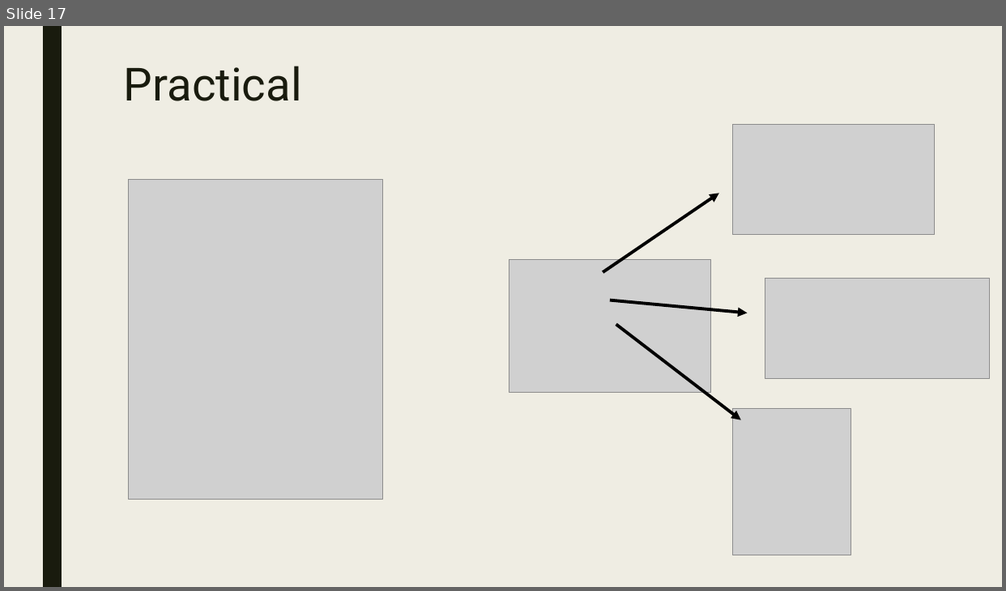
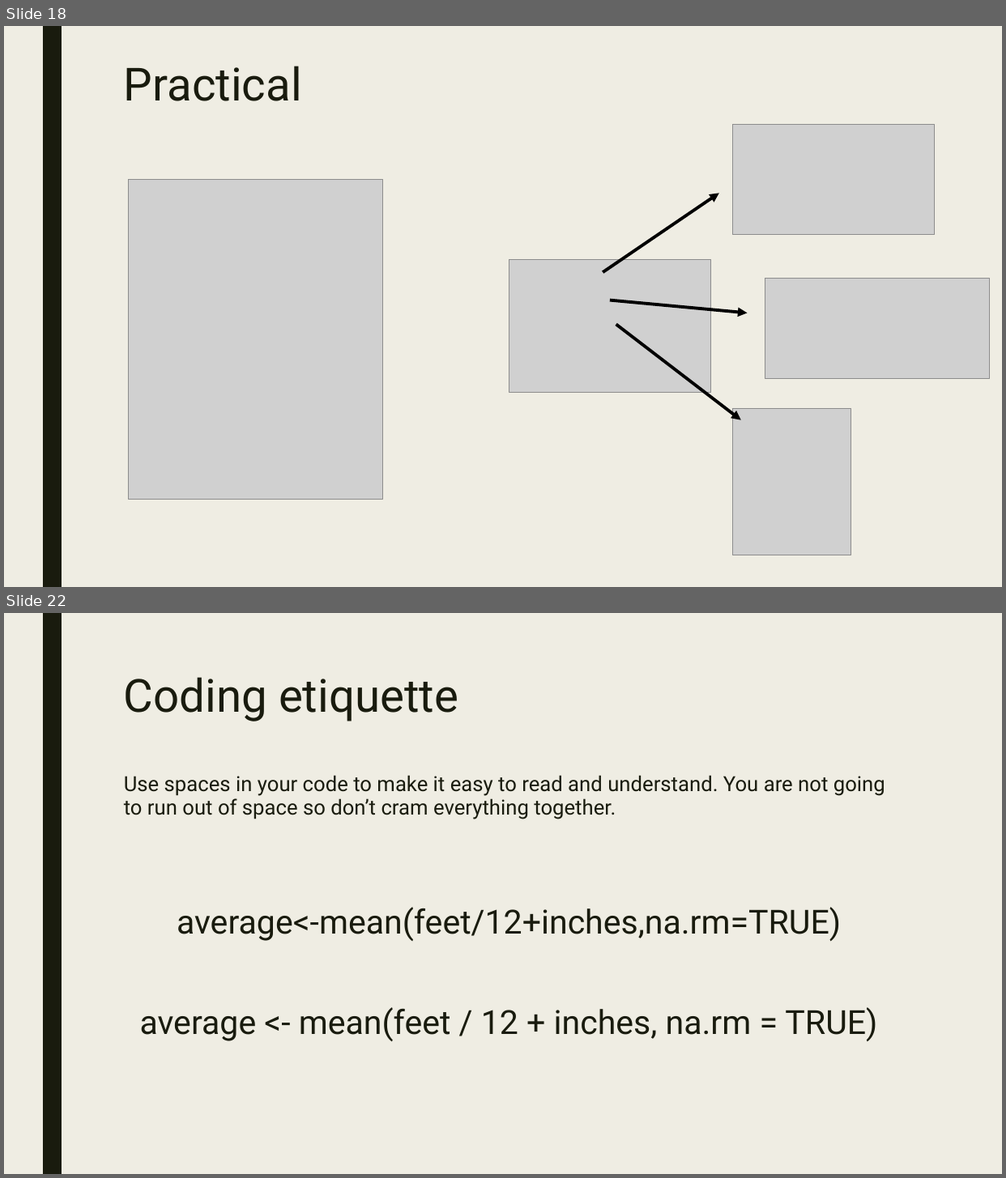
Before and after one commit to AugustT/reproducibility_masterclass, a slide deck: A Masterclass in Reproducibility.odp. Shown one above the other, each under a label of ours: slide 17 before the commit, slides 18 and 22 after it; the slides between them are not shown. The pictures are 1006x591 and 1006x1178 pixels, drawn with LibreOffice and Linux fonts; fonts in the diff are those of the drawing; grey boxes stand for pictures. Boxes give left, top, right and bottom in pixels: in the first picture for what was removed or moved away, otherwise in the second. Text is boxed around its words. In the diff, an @@ line names an element or a change of style, - is before the commit and + after.

Commit message:
Update presentation Add coding etiquette practical

```diff
--- a/A Masterclass in Reproducibility.odp
+++ b/A Masterclass in Reproducibility.odp
@@ slide 22 added at [4,613,1002,1174], background #EFEDE3; not listed: 1 template element that a slide beside it also shows @@
@@ title added at [124,677,458,722], 44 pt, text #191B0E @@
+Coding etiquette
@@ text added at [124,775,885,1041], 20 pt, text #191B0E @@
+Use spaces in your code to make it easy to read and understand. You are not going to run out of space so don’t cram everything together.
+average<-mean(feet/12+inches,na.rm=TRUE)
+average <- mean(feet / 12 + inches, na.rm = TRUE)
@@ what was slide 17 is now slide 18 @@
```
Also in this commit, not shown: 1 slide changed, 10 other slides added, 4 other files.
